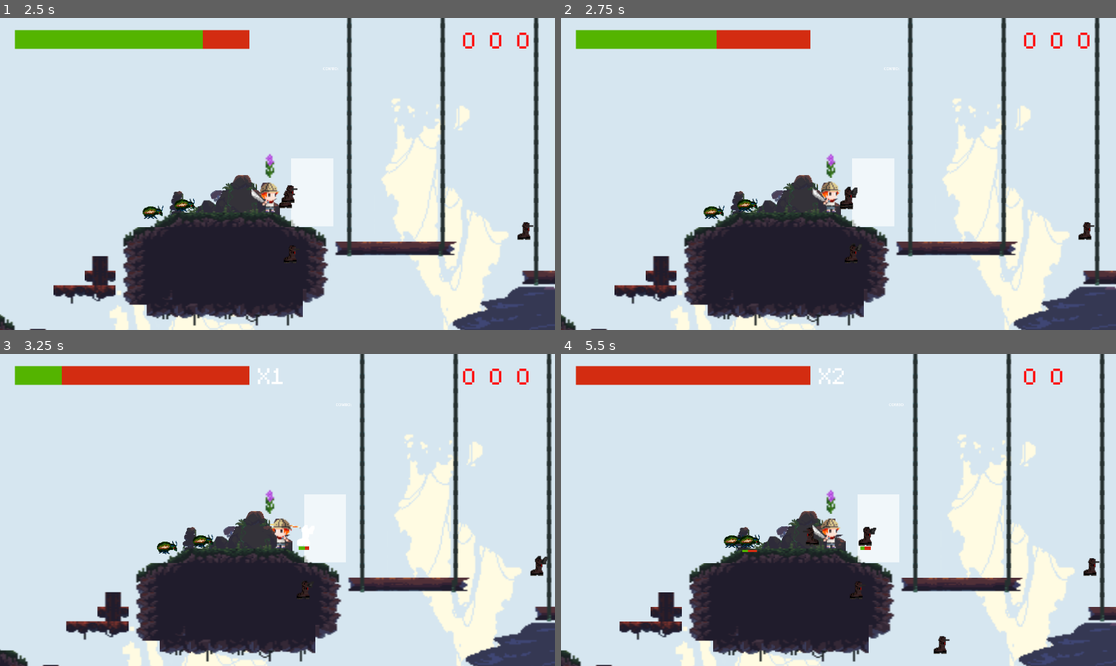
Above: before the commit, frames 1-4 (two rows, left to right).
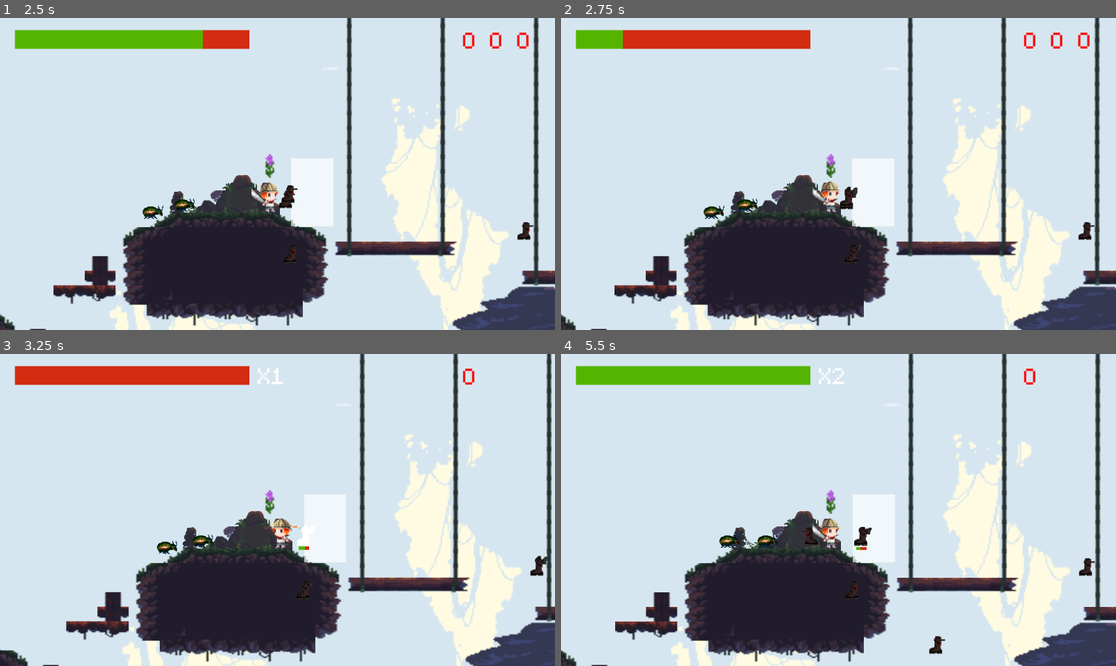
Above: after the commit, the same moments.

Repository: ako3131/traj-flower-frenzy
Game: Godot game, scene res://scenes/main_menu.tscn
Two runs of this game, one before a commit and one after it. Both use one fixed random seed, a clock stepped at 60 frames per second and the inputs below. Sound files missing from this copy of the repository are replaced by a short silence.
Inputs (mouse positions are in pixels of both pictures, inside the frame that each line leads up to):
- Up to frame 1 (2.5 s): click "Start" at 0.5 s; move the mouse to (399, 158) at 1.27 s; hold D (right) 1.28-2 s; tap J (attack) at 1.35 s; click (399, 158) at 1.42 s; tap Space (jump) at 1.52 s; drag from (166, 189) to (310, 195) at 2.02 s
- Up to frame 2 (2.75 s): no input
- Up to frame 3 (3.25 s): move the mouse to (333, 441) at 2.77 s; hold A (left) from 2.78 s (still down); tap K (power_attack) at 2.85 s; tap J (attack) at 3.05 s
- Up to frame 4 (5.5 s): release A (left) at 3.5 s; drag from (810, 572) to (672, 463) at 3.52 s; move the mouse to (1005, 556) at 4.27 s; hold D (right) 4.28-5 s; tap J (attack) at 4.35 s; tap Space (jump) at 4.52 s; drag from (672, 463) to (827, 510) at 5.02 s

Frame 1 is identical in both runs. In frame 2, 1.1% of the frame differs, in the area x 11-29%, y 3-11%; in frame 3, 0.7%; in frame 4, 13%, in the area x 0-100%, y 0-100%.

Commit message:
fixed power up

Diff:
--- a/Flower-Frenzy-main/scenes/coco.tscn
+++ b/Flower-Frenzy-main/scenes/coco.tscn
@@ -169,8 +169,13 @@
 position = Vector2(2.5, -101.5)
 shape = SubResource("RectangleShape2D_nkxc5")
 
+[node name="hit_timer" type="Timer" parent="."]
+autostart = true
+
 [connection signal="animation_finished" from="AnimatedSprite2D" to="." method="_on_animated_sprite_2d_animation_finished"]
 [connection signal="area_entered" from="Area2D" to="." method="_on_area_2d_area_entered"]
 [connection signal="body_entered" from="Area2D" to="." method="_on_area_2d_body_entered"]
+[connection signal="body_exited" from="Area2D" to="." method="_on_area_2d_body_exited"]
 [connection signal="body_entered" from="AttackArea" to="." method="_on_attack_area_body_entered"]
 [connection signal="body_entered" from="PowerAttackArea" to="." method="_on_power_attack_area_body_entered"]
+[connection signal="timeout" from="hit_timer" to="." method="_on_hit_timer_timeout"]
--- a/Flower-Frenzy-main/scripts/coco.gd
+++ b/Flower-Frenzy-main/scripts/coco.gd
@@ -23,6 +23,9 @@
 
 var lives = 3
 var enemy_hit = false
+
+var player_getting_hit = false
+var total_player_damage = 0
 
 var power_up_thresholds: Array = [
 	3,
@@ -54,7 +57,11 @@
 		if enemy_hit:
 			hit_count += 1
 			$combo_label.update_combo()
+			set_power_up()
 			enemy_hit = false
+
+	#if player_getting_hit:
+		#take_damage(total_player_damage)
 
 	# Handle attack
 	if Input.is_action_just_pressed("attack") and not is_attacking:
@@ -152,6 +159,7 @@
 	get_tree().change_scene_to_file("res://scenes/main_menu.tscn")
 
 func set_power_up():
+	print("check power up", hit_count)
 	var thresh = power_up_thresholds[Globals.level]
 	if hit_count >= thresh:
 		print("power up enabled")
@@ -185,11 +193,12 @@
 		if body.has_method("apply_knockback"):
 			body.apply_knockback(knock_back, hit_strength)  # Pass both values
 		#$combo_label.update_combo()
-		set_power_up()
+		#set_power_up()
 
 func _on_area_2d_body_entered(body: Node2D) -> void:
 	if body.is_in_group("enemy"):
 		take_damage(body.power)
+		total_player_damage += body.power
 
 func _on_power_attack_area_body_entered(body: Node2D) -> void:
 	if body.is_in_group("enemy"):
@@ -207,3 +216,12 @@
 func _on_area_2d_area_entered(area: Area2D) -> void:
 	if area.is_in_group("fall_area"):
 		take_damage(health)
+
+
+func _on_area_2d_body_exited(body: Node2D) -> void:
+	if body.is_in_group("enemy"):
+		total_player_damage -= body.power
+
+
+func _on_hit_timer_timeout() -> void:
+	take_damage(total_player_damage)
